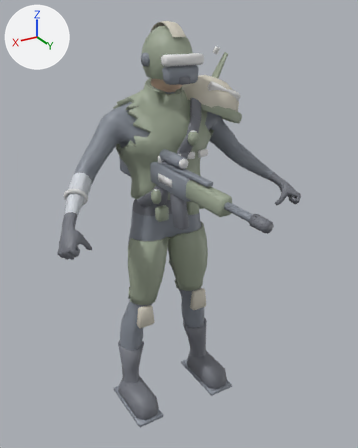
The glTF model assets/models/heroes/ryker/ryker.glb as it was, and as the next commit left it.
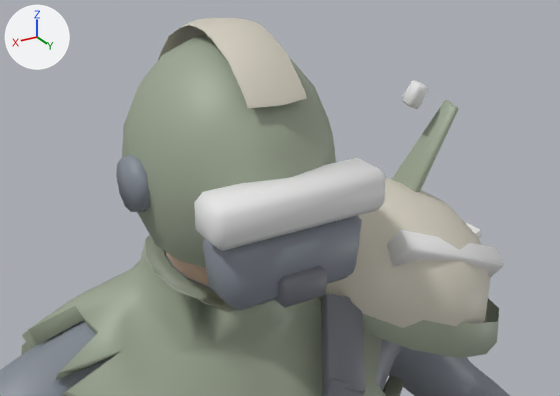
Each version is shown whole from a camera (50 mm lens) standing at (1.086, 1.963, 1.916) and looking at (0.045, 0.227, 1.048), then close up from a camera (50 mm lens) standing at (0.339, 0.722, 2.013) and looking at (-0.006, 0.148, 1.726). The lights are fixed; the arrows at upper left show +X, +Y and +Z. The first two pictures are the older version. Vertices at exactly the same position are counted once.

The scene before the commit, as lines of its bpy script (objects in view):
```python
me_ryker = bpy.data.meshes.new('ryker')
me_ryker.from_pydata(...)  # 6171 vertices, 11706 faces; spans x -0.61..0.61, y -0.25..0.87, z -0.01..1.88
me_ryker.materials.append(mat_toon_ryker)
ob_ryker = bpy.data.objects.new('ryker', me_ryker)
ob_ryker.location = (0.0, 0.0, 0.0)
```
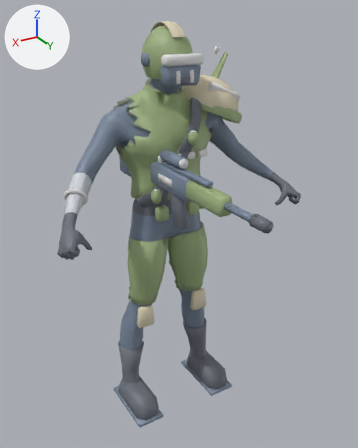
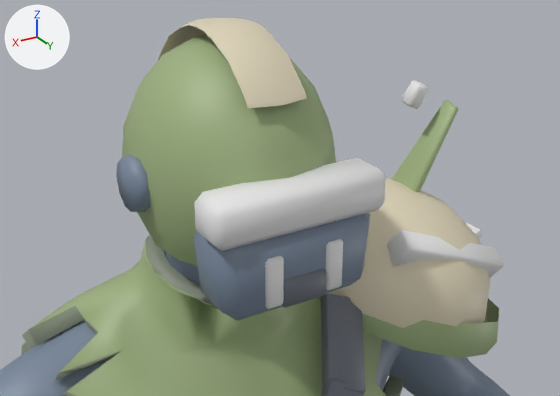
Location of each change, [x1, y1, x2, y2] in pixels of the close-ups (560 x 396 px):
part 1 of me_ryker, built on: before [202, 216, 362, 311]; after [193, 213, 370, 321]
part 2 of me_ryker, recoloured: [0, 37, 475, 396] in both

What changed in the scene script:
```text
Change me_ryker:
    used by ob_ryker; location = (0.0, 0.0, 0.0)
    remove me_ryker.from_pydata(...)  # 6171 vertices, 11706 faces; spans x -0.61..0.61, y -0.25..0.87, z -0.01..1.88
    add me_ryker.from_pydata(...)  # 6219 vertices, 11794 faces; spans x -0.61..0.61, y -0.25..0.87, z -0.01..1.88
    me_ryker part 1
    11 faces are deleted
    16 vertices move from x -0.08..0.08, y 0.15..0.18, z 1.64..1.71 to x -0.08..0.08, y 0.15..0.19, z 1.63..1.72
    32 vertices are added at x -0.04..0.04, y 0.19..0.21, z 1.65..1.7
    16 new vertices lie (0.0, 0.0, -0.04) away from vertices in x -0.04..0.04, y 0.19..0.21, z 1.69
    99 new faces join them
    me_ryker part 2: 10258 kept faces spanning x -0.61..0.61, y -0.25..0.87, z -0.01..1.88 get new vertex colours
```
